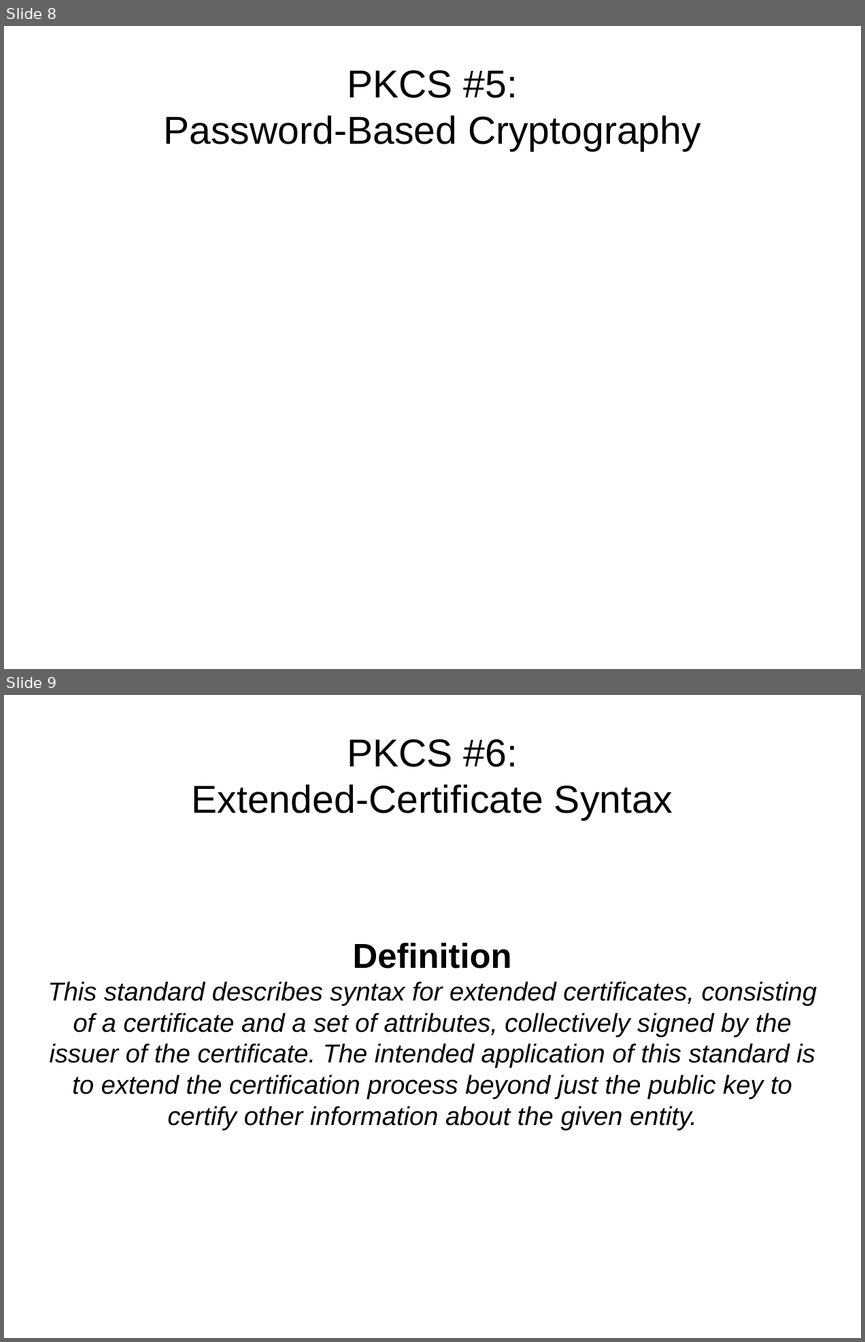
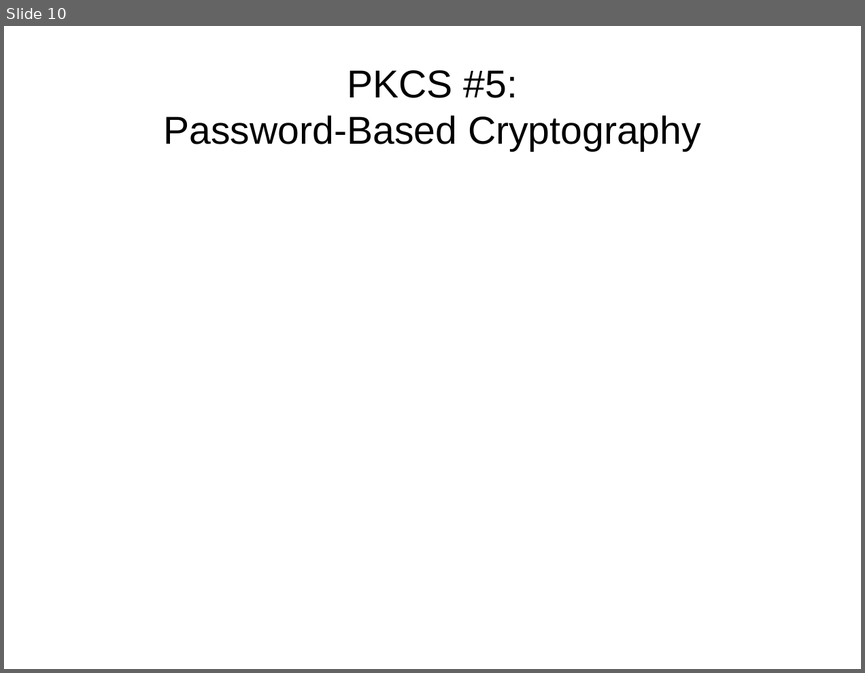
Before and after one commit to FFHS-Inf-2010-students/sa-krypt, a slide deck: pres/praesentation.odp. Shown one above the other, each under a label of ours: slides 8 and 9 before the commit, slide 10 after it. The pictures are 865x1342 and 865x673 pixels, drawn with LibreOffice and Linux fonts; fonts in the diff are those of the drawing. Boxes give left, top, right and bottom in pixels: in the first picture for what was removed or moved away, otherwise in the second. Text is boxed around its words. In the diff, an @@ line names an element or a change of style, - is before the commit and + after.

Commit message:
PKCS 3, 12, 15 hinzufügen

```diff
--- a/pres/praesentation.odp
+++ b/pres/praesentation.odp
@@ slide 9 removed at [4,695,861,1338], background #FFFFFF @@
@@ title removed at [192,739,673,820] @@
-PKCS #6:
-Extended-Certificate Syntax
@@ subtitle removed at [48,943,817,1130] @@
-Definition
-This standard describes syntax for extended certificates, consisting of a certificate and a set of attributes, collectively signed by the issuer of the certificate. The intended application of this standard is to extend the certification process beyond just the public key to certify other information about the given entity.
@@ what was slide 8 is now slide 10 @@
```
Also in this commit, not shown: 22 other slides changed, 10 slides added, 13 other slides removed, 2 other files.
